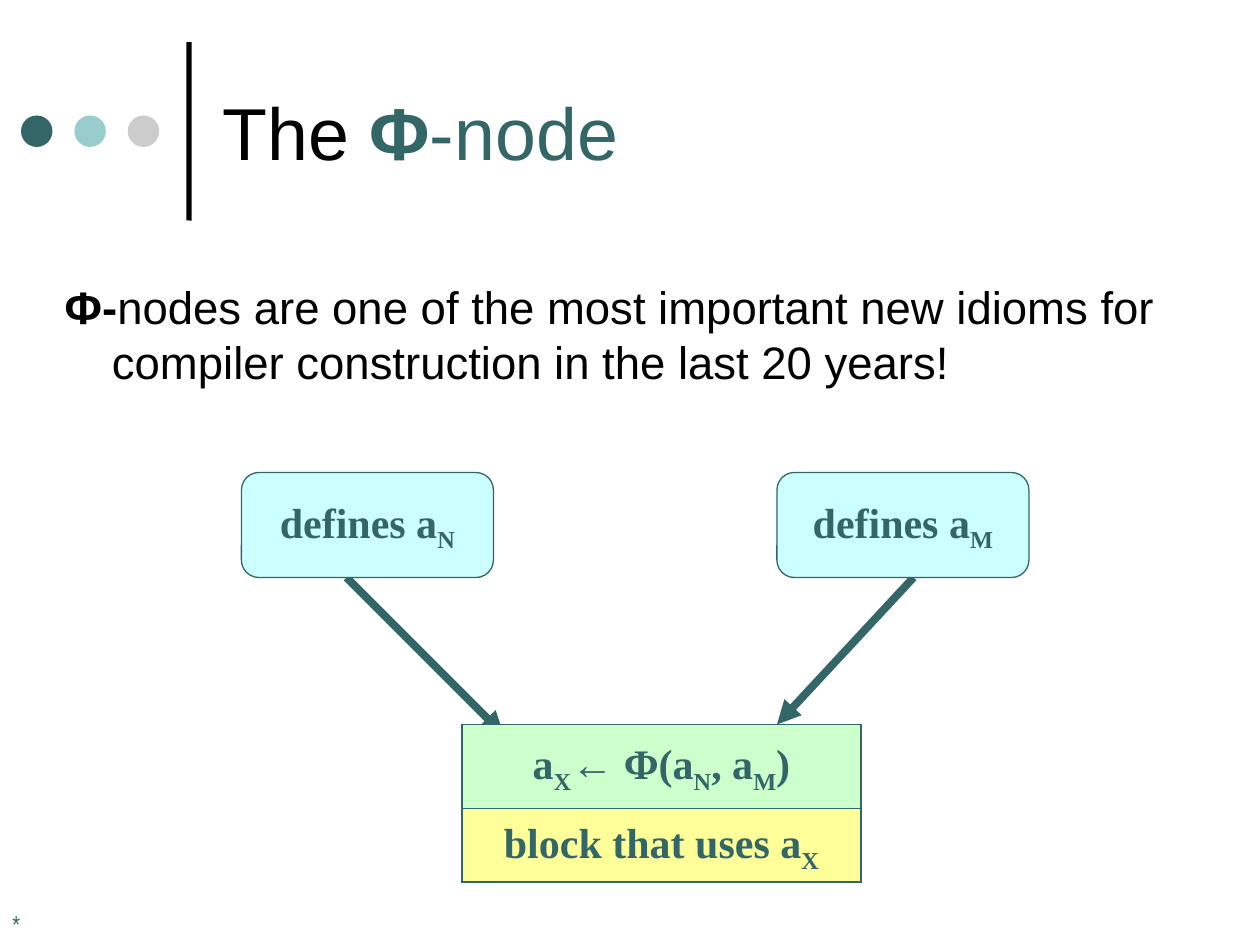
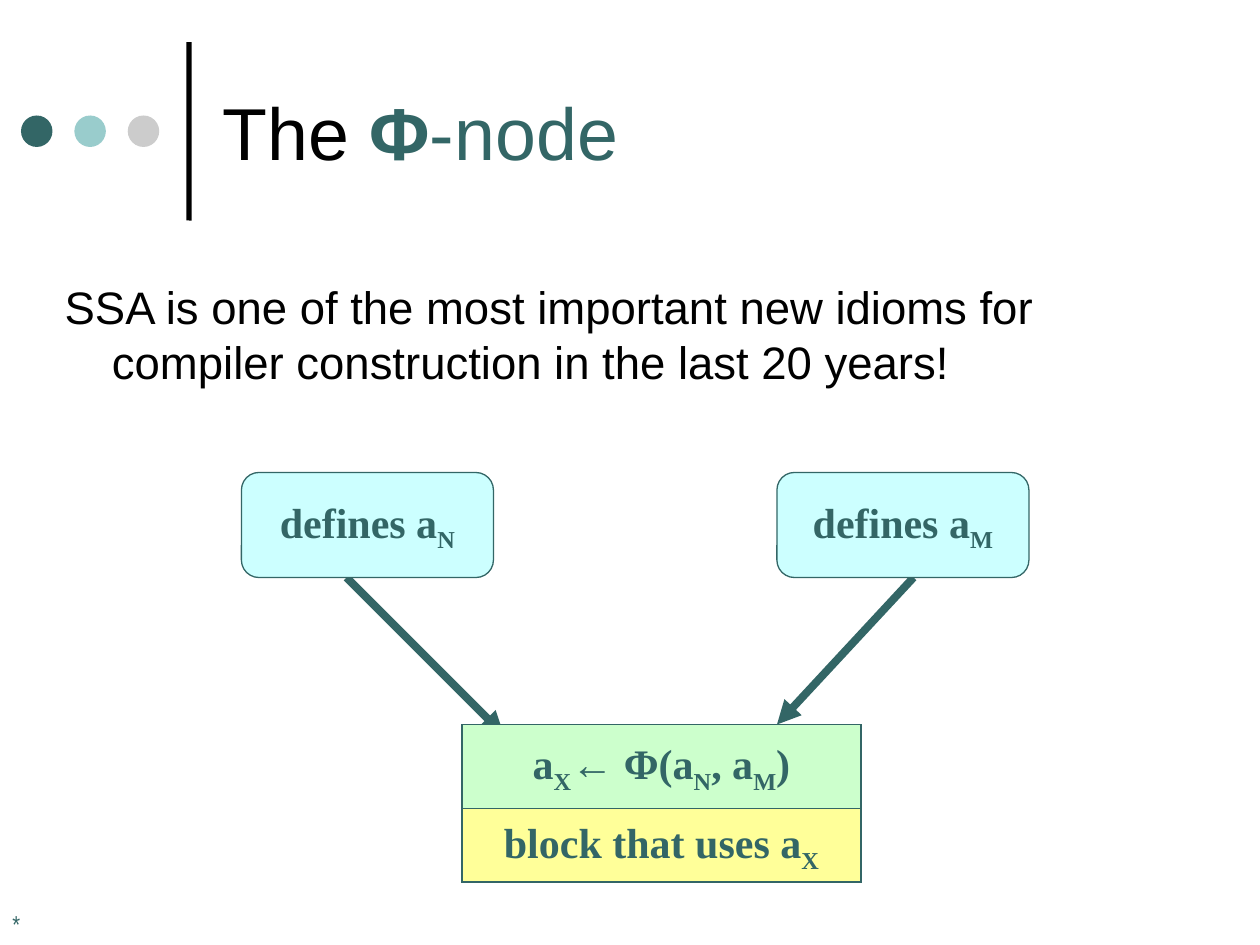
Before and after one commit to harrisonwl/harrisonwl.github.io, a slide deck: slide 31 of assets/courses/compilers/spring2017/slides/Optimizations I.ppt. Drawn at 1260x945 pixels with LibreOffice and Linux fonts; fonts in the diff are those of the drawing. Boxes give left, top, right and bottom in pixels: in the first picture for what was removed or moved away, otherwise in the second. Text is boxed around its words. In the diff, an @@ line names an element or a change of style, - is before the commit and + after.

```diff
--- a/assets/courses/compilers/spring2017/slides/Optimizations I.ppt
+++ b/assets/courses/compilers/spring2017/slides/Optimizations I.ppt
@@ text at [65, 291, 1033, 388]: text changed @@
-Φ-nodes are one of the most important new idioms for compiler construction in the last 20 years!
+SSA is one of the most important new idioms for compiler construction in the last 20 years!
```
Also in this commit, not shown: 18 other slides changed, 6 other files.
